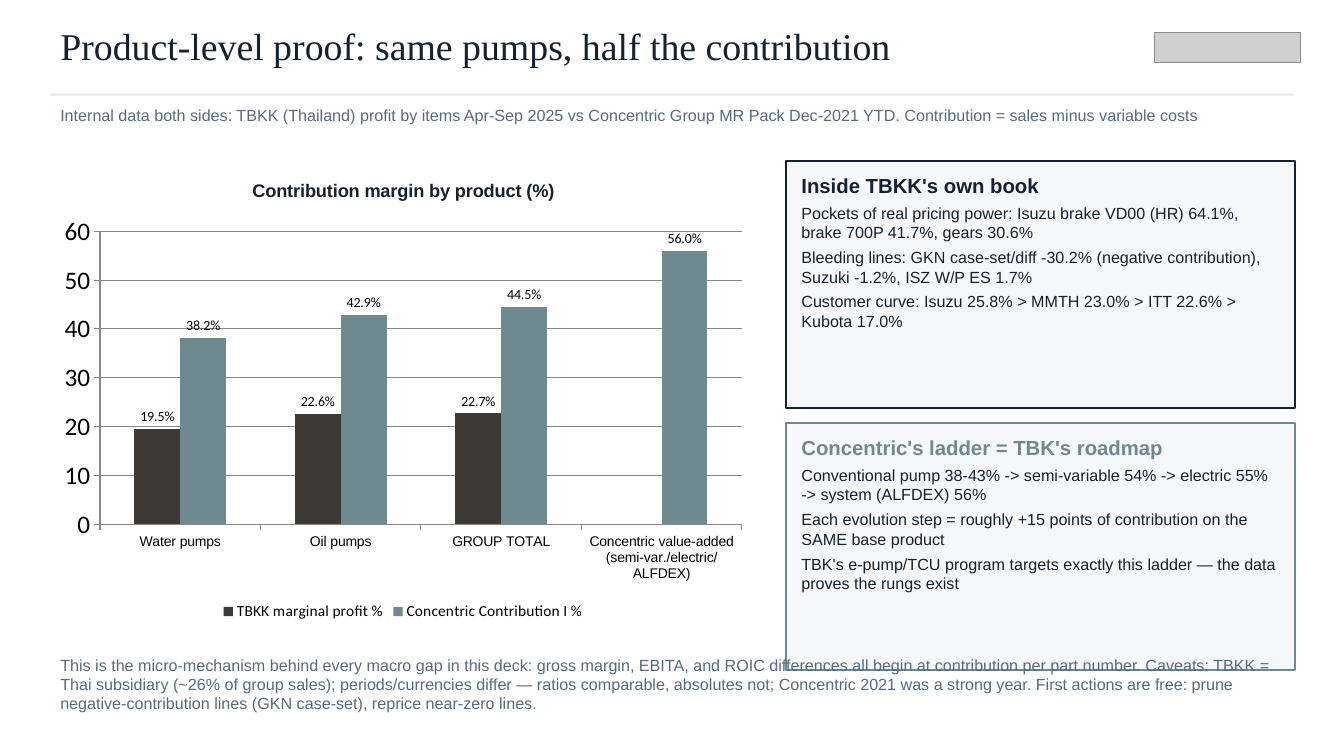
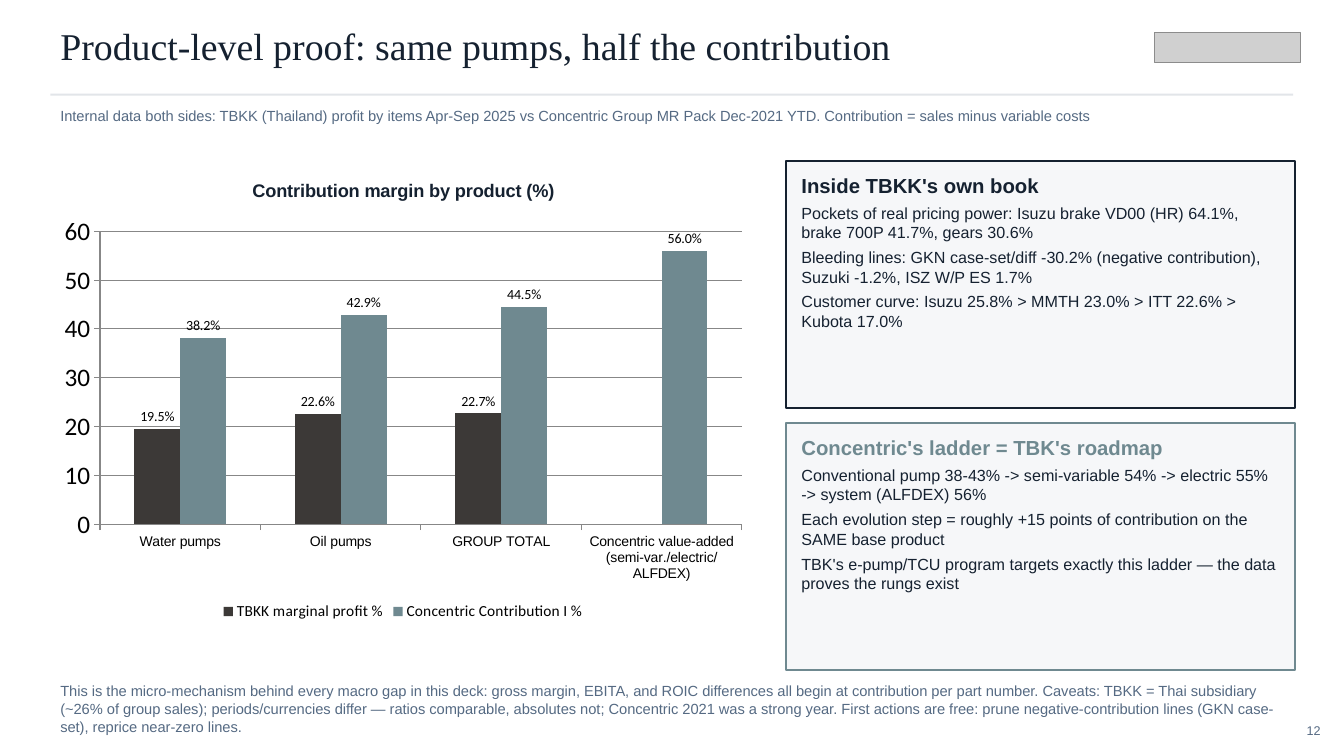
Before and after one commit to charette-lab/Claude, a slide deck: slide 12 of TBK_rd_gap_slides.pptx (slide 11 before the commit). Drawn at 1344x756 pixels with LibreOffice and Linux fonts; fonts in the diff are those of the drawing; grey boxes stand for pictures. Boxes give left, top, right and bottom in pixels: in the first picture for what was removed or moved away, otherwise in the second. Text is boxed around its words. In the diff, an @@ line names an element or a change of style, - is before the commit and + after.

```diff
--- a/TBK_rd_gap_slides.pptx
+++ b/TBK_rd_gap_slides.pptx
@@ text "Internal data both sides: TBKK ..." at (60, 110, 1090, 124): size 11.5 to 10.5 pt @@
@@ text "This is the micro-mechanism behind ..." at (60, 685, 1274, 735): size 11.5 to 10.5 pt @@
@@ text "This is the micro-mechanism behind ...": place and size @@
-text "This is the micro-mechanism behind ..." at (60, 658, 1255, 713)
+text "This is the micro-mechanism behind ..." at (60, 685, 1274, 735)
@@ text added at (1307, 726, 1321, 735), 9 pt, text #556A83 @@
+12
```
Also in this commit, not shown: 25 other slides changed, 1 slide added, 1 other file.
